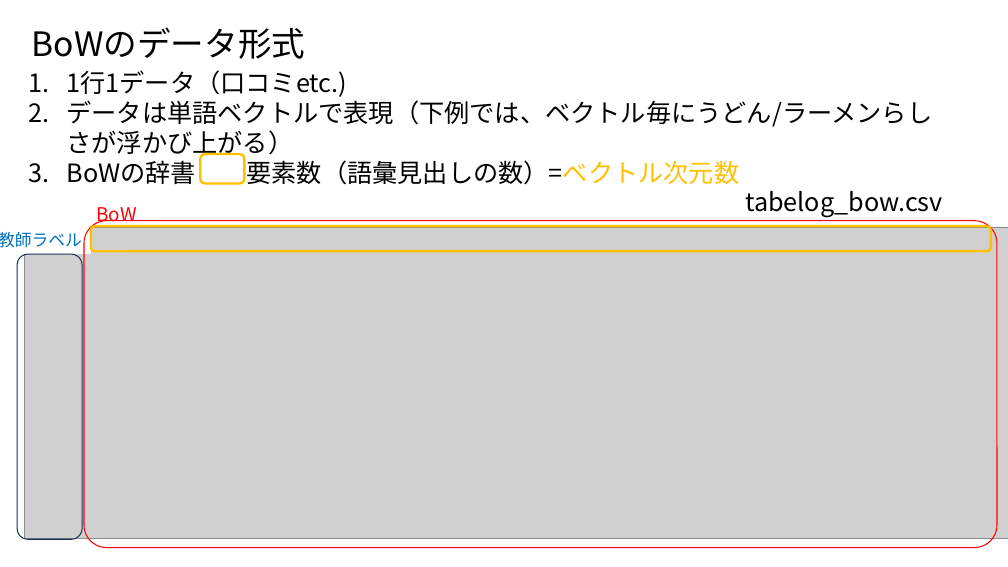
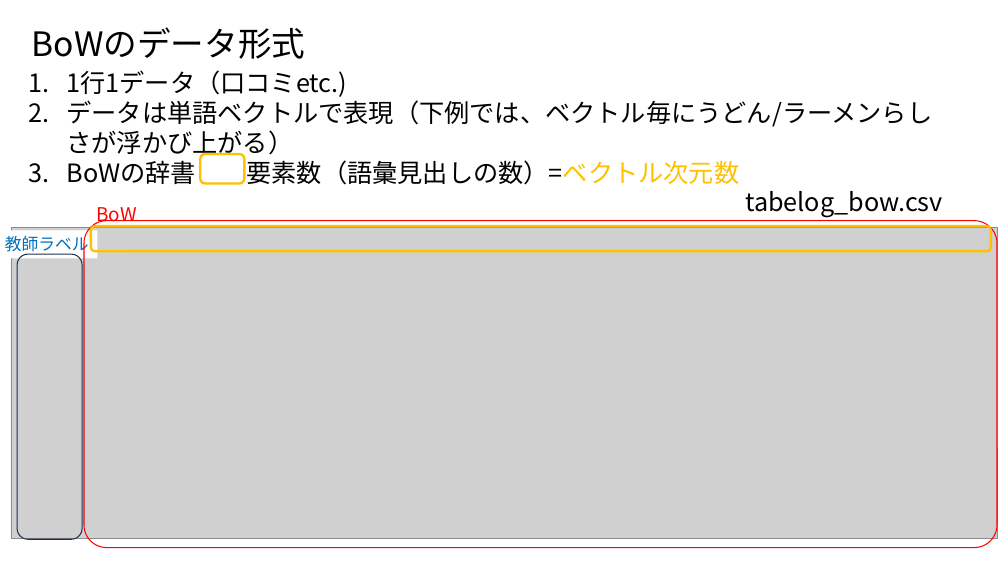
Before and after one commit to ueharaLab/NLP3_BoW, a slide deck: slide 5 of textmining3 BOW.pptx. Drawn at 1008x567 pixels with LibreOffice and Linux fonts; fonts in the diff are those of the drawing; grey boxes stand for pictures. Boxes give left, top, right and bottom in pixels: in the first picture for what was removed or moved away, otherwise in the second. Text is boxed around its words. In the diff, an @@ line names an element or a change of style, - is before the commit and + after.

```diff
--- a/textmining3 BOW.pptx
+++ b/textmining3 BOW.pptx
@@ rectangle "教師ラベル": place and size @@
-rectangle "教師ラベル" at box(0, 226, 91, 254)
+rectangle "教師ラベル" at box(0, 231, 98, 259)
@@ picture: place and size @@
-picture at box(24, 228, 1008, 539)
+picture at box(11, 228, 997, 539)
```
Also in this commit, not shown: 5 other slides changed, 3 other files.
